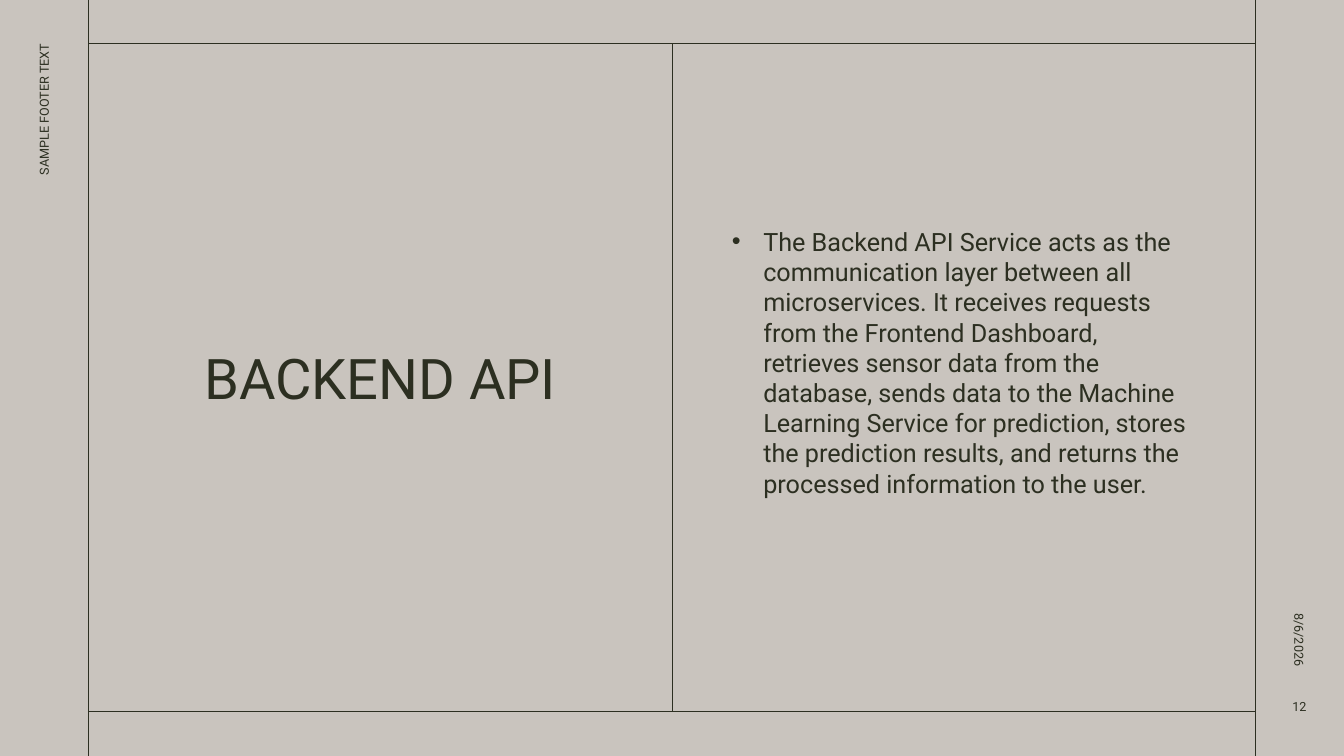
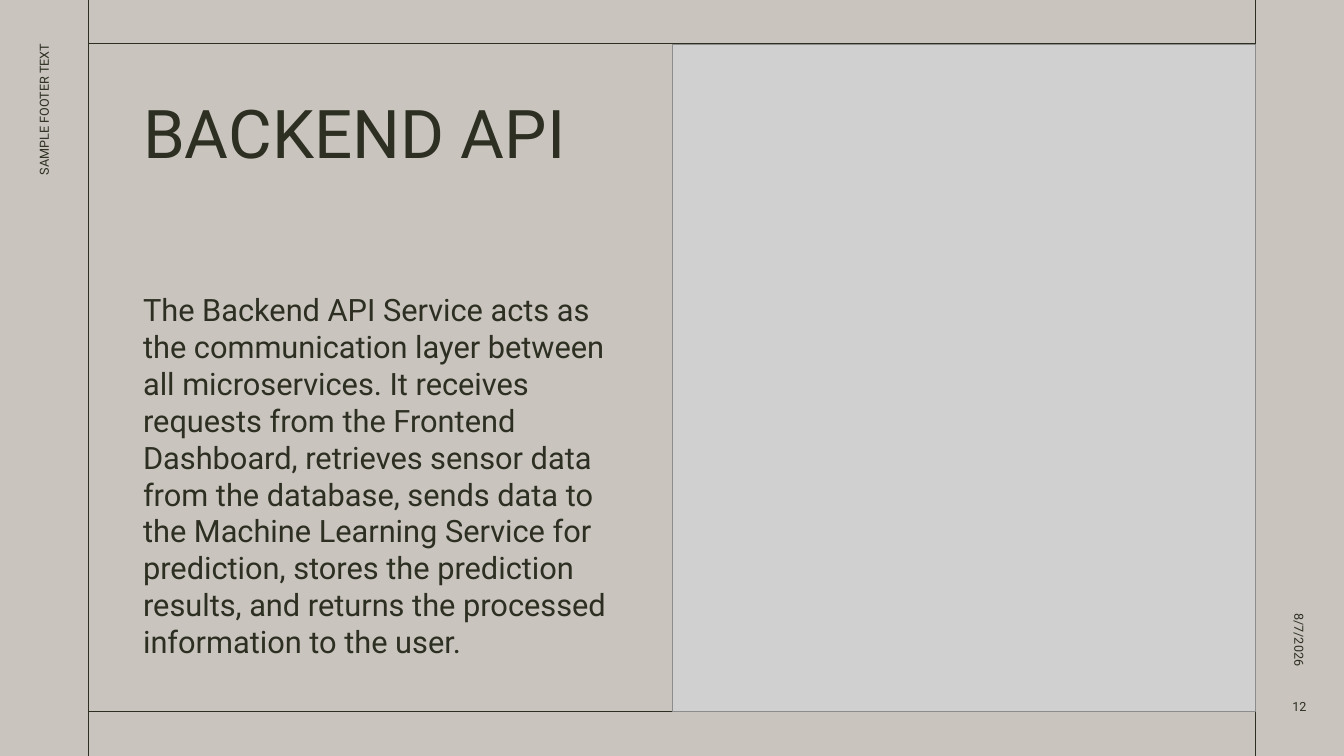
Before and after one commit to cucucumber789-svg/EGT307_T2_Bacon, a slide deck: slide 12 of EGT307 PRESENTATION.pptx. Drawn at 1344x756 pixels with LibreOffice and Linux fonts; fonts in the diff are those of the drawing; grey boxes stand for pictures. Boxes give left, top, right and bottom in pixels: in the first picture for what was removed or moved away, otherwise in the second. Text is boxed around its words. In the diff, an @@ line names an element or a change of style, - is before the commit and + after.

```diff
--- a/EGT307 PRESENTATION.pptx
+++ b/EGT307 PRESENTATION.pptx
@@ picture added at [673,44,1255,712] @@
@@ title "BACKEND API": place and size @@
-title "BACKEND API" at [204,358,556,400]
+title "BACKEND API" at [143,109,565,159]
@@ title "BACKEND API" at [143,109,565,159]: size 40 to 48 pt; alignment centre to left; vertical alignment middle to top @@
@@ text "The Backend API Service acts ...": place and size @@
-text "The Backend API Service acts ..." at [763,232,1186,498]
+text "The Backend API Service acts ..." at [143,298,606,654]
@@ text "The Backend API Service acts ..." at [143,298,606,654]: size 18 to 22 pt; bullet • to none; vertical alignment middle to bottom @@
@@ text at [1291,618,1308,665]: text changed @@
-8/6/2026
+8/7/2026
```
Also in this commit, not shown: 16 other slides changed, 5 other files.
